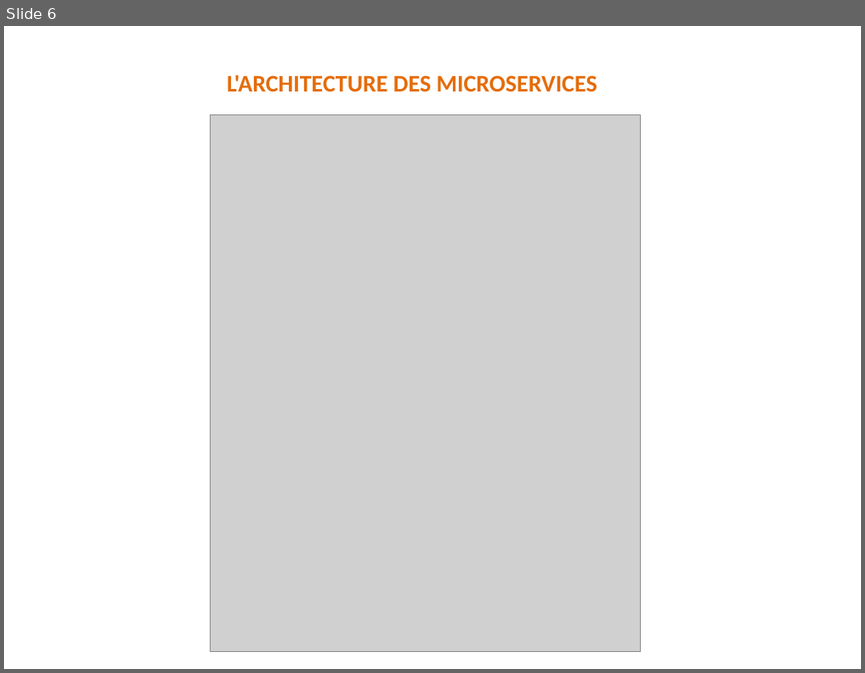
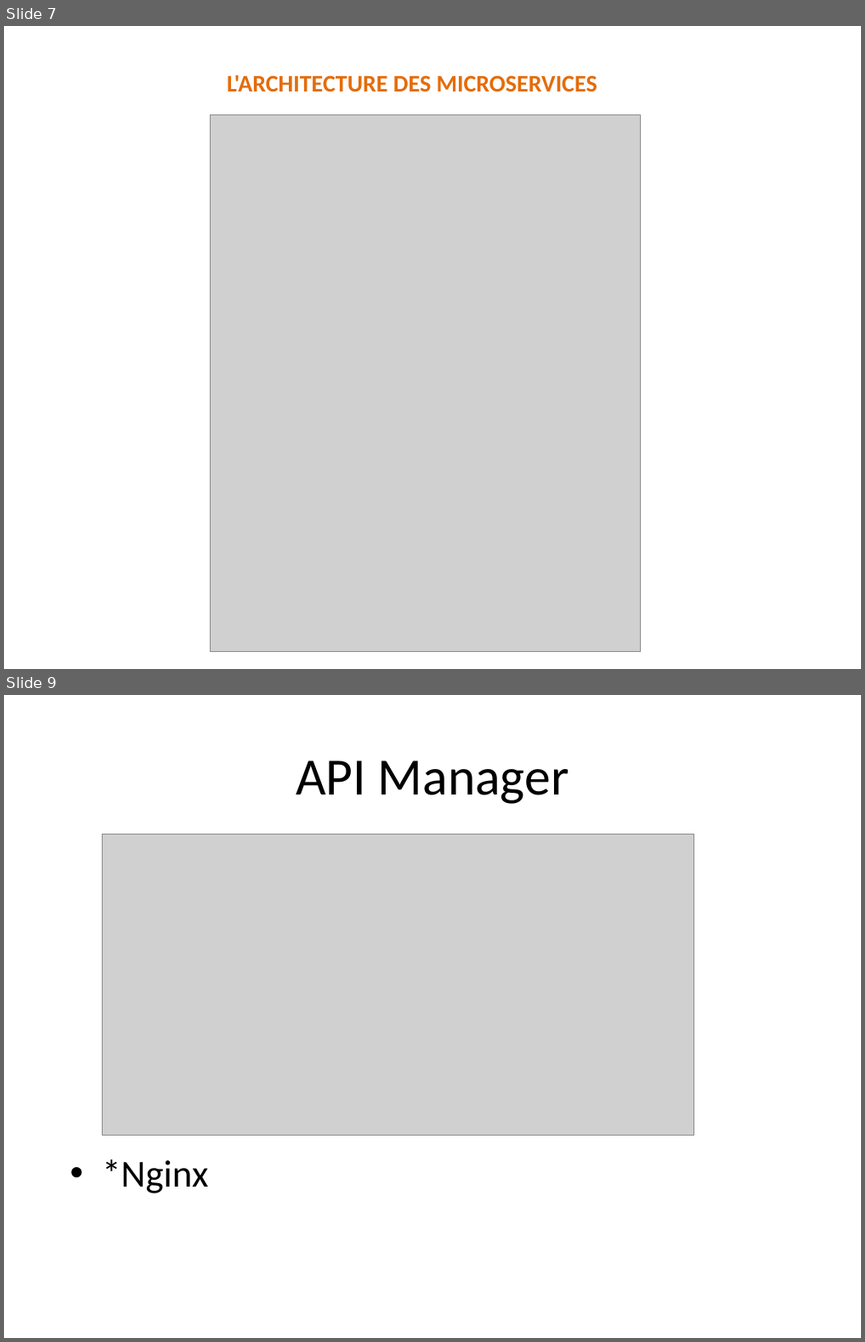
Before and after one commit to aminebarrima/M2A_Documentation, a slide deck: M2A-SOA.pptx. Shown one above the other, each under a label of ours: slide 6 before the commit, slides 7 and 9 after it; the slides between them are not shown. The pictures are 865x673 and 865x1342 pixels, drawn with LibreOffice and Linux fonts; fonts in the diff are those of the drawing; grey boxes stand for pictures. Boxes give left, top, right and bottom in pixels: in the first picture for what was removed or moved away, otherwise in the second. Text is boxed around its words. In the diff, an @@ line names an element or a change of style, - is before the commit and + after.

```diff
--- a/M2A-SOA.pptx
+++ b/M2A-SOA.pptx
@@ slide 9 added at (4, 695, 861, 1338), background #FFFFFF @@
@@ title added at (296, 760, 569, 804), 44 pt, text #000000 @@
+API Manager
@@ picture added at (102, 834, 693, 1134) @@
@@ text added at (102, 1159, 208, 1193), 32 pt, text #000000 @@
+• *Nginx
@@ what was slide 6 is now slide 7 @@
```
Also in this commit, not shown: 3 slides changed, 2 other slides added.
